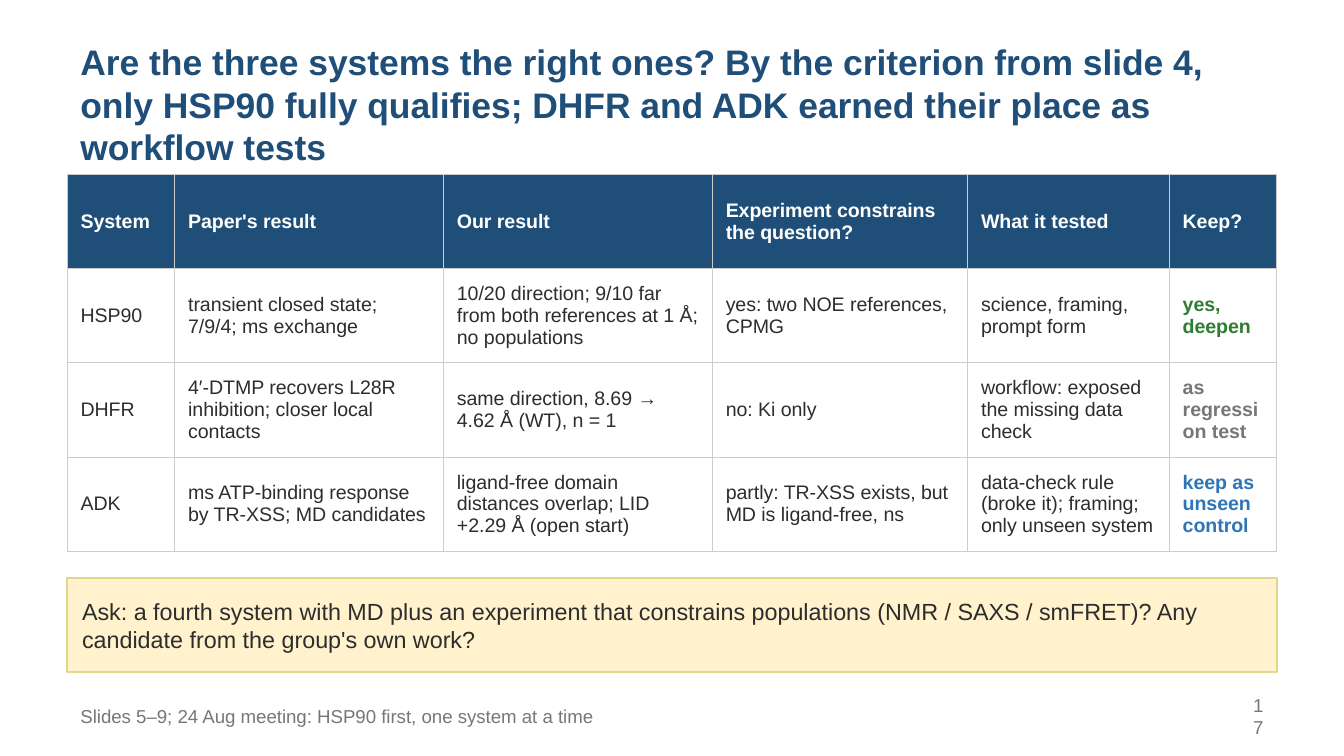
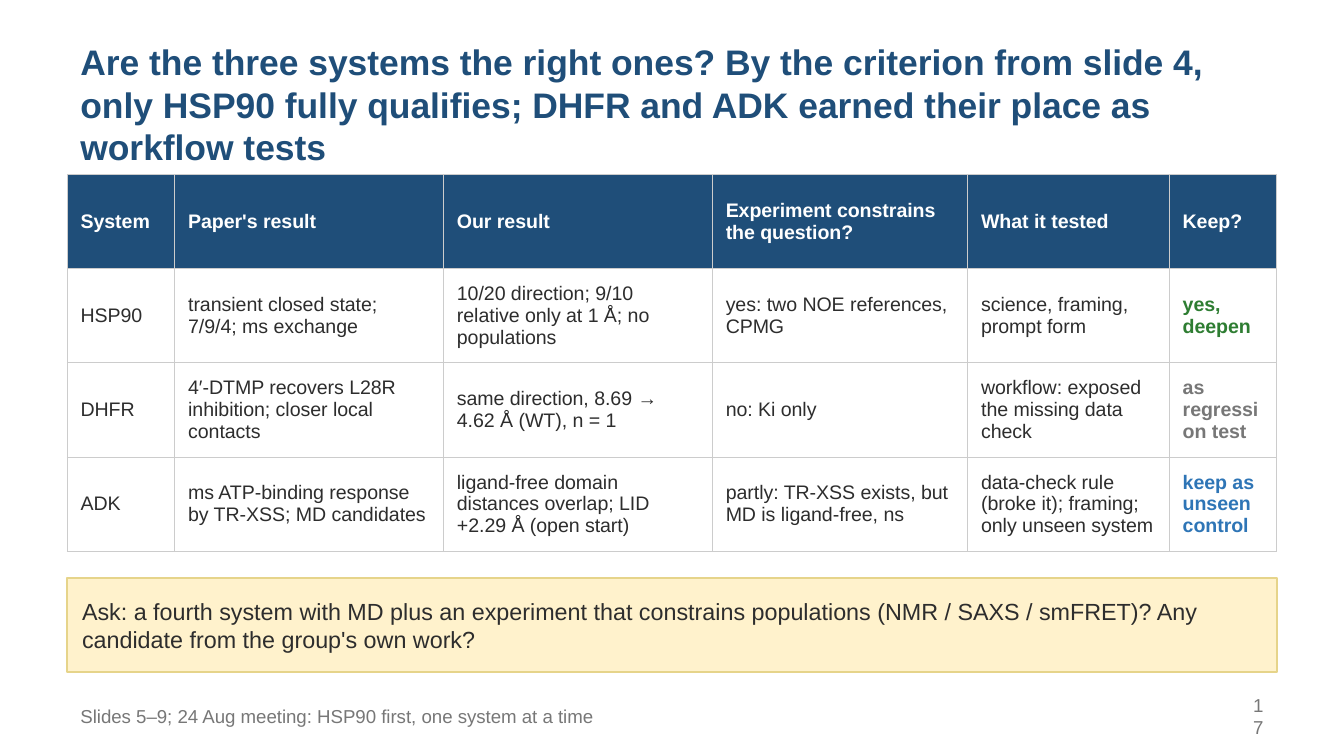
Before and after one commit to alex051107/dynamics-atlas-harness, a slide deck: slide 17 of review/rules-agent-study-20260909/development-results/SOOJUNG_DISCUSSION_20260910_EN.pptx. Drawn at 1344x756 pixels with LibreOffice and Linux fonts; fonts in the diff are those of the drawing. Boxes give left, top, right and bottom in pixels: in the first picture for what was removed or moved away, otherwise in the second. Text is boxed around its words. In the diff, an @@ line names an element or a change of style, - is before the commit and + after.

```diff
--- a/review/rules-agent-study-20260909/development-results/SOOJUNG_DISCUSSION_20260910_EN.pptx
+++ b/review/rules-agent-study-20260909/development-results/SOOJUNG_DISCUSSION_20260910_EN.pptx
@@ table at (67, 175, 1277, 540) @@
-row 2, column 3: 10/20 direction; 9/10 far from both references at 1 Å; no populations
+row 2, column 3: 10/20 direction; 9/10 relative only at 1 Å; no populations
```
Also in this commit, not shown: 13 other slides changed, 2 slides added, 1 slide removed, 8 other files.
